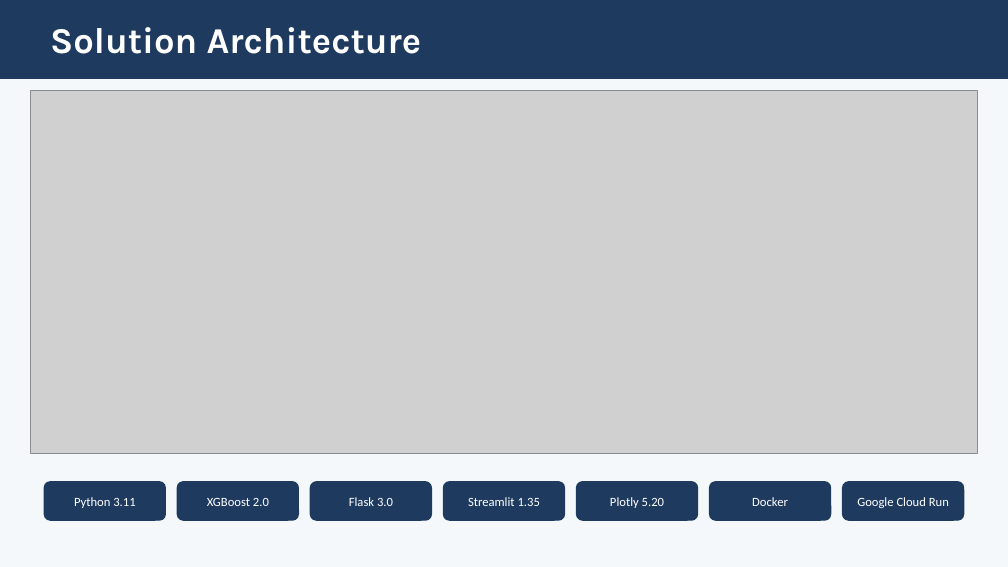
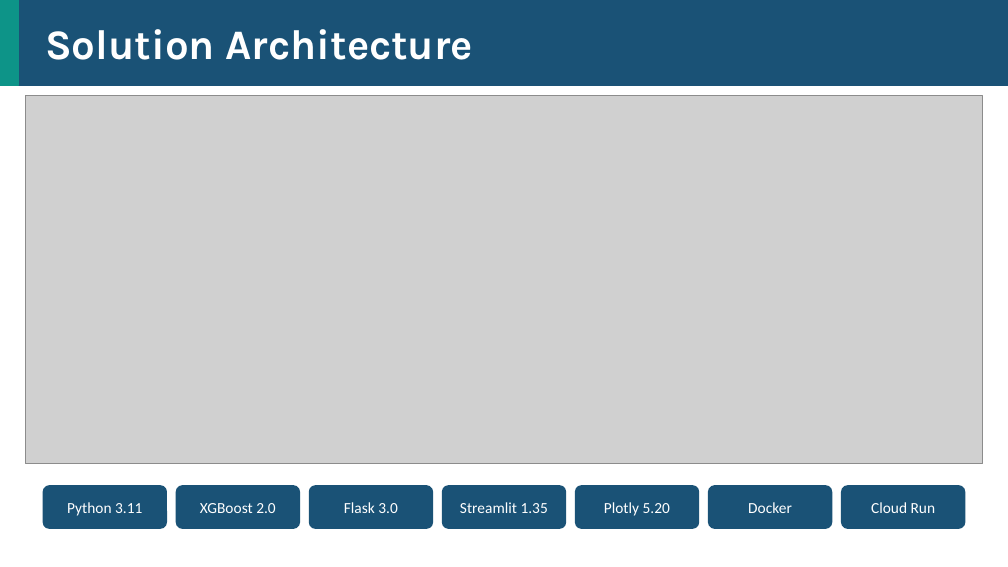
Before and after one commit to tt12049999/EarthSafe, a slide deck: slide 5 of EarthSafe_Final_Presentation.pptx. Drawn at 1008x567 pixels with LibreOffice and Linux fonts; fonts in the diff are those of the drawing; grey boxes stand for pictures. Boxes give left, top, right and bottom in pixels: in the first picture for what was removed or moved away, otherwise in the second. Text is boxed around its words. In the diff, an @@ line names an element or a change of style, - is before the commit and + after.

Commit message:
slides: all bright backgrounds, larger fonts, clean projection layout

```diff
--- a/EarthSafe_Final_Presentation.pptx
+++ b/EarthSafe_Final_Presentation.pptx
@@ background #F4F8FB to #FFFFFF @@
@@ rectangle: place and size @@
-rectangle at (0,0,1008,79)
+rectangle at (0,0,1008,86)
@@ rectangle at (0,0,1008,86): fill #1E3A5F to #1A5276; outline #1E3A5F 1 pt to #1A5276 1 pt @@
@@ rectangle added at (0,0,18,86), fill #0D9488, outline #0D9488 1 pt @@
@@ text "Solution Architecture" at (45,29,473,60): size 26 to 30 pt @@
@@ picture: place and size @@
-picture at (30,91,978,454)
+picture at (25,96,983,464)
@@ rounded rectangle: place and size @@
-rounded rectangle at (44,482,165,520)
+rounded rectangle at (43,486,166,528)
@@ rounded rectangle: place and size @@
-rounded rectangle at (177,482,298,520)
+rounded rectangle at (176,486,299,528)
@@ rounded rectangle: place and size @@
-rounded rectangle at (310,482,431,520)
+rounded rectangle at (309,486,432,528)
@@ rounded rectangle: place and size @@
-rounded rectangle at (444,482,564,520)
+rounded rectangle at (443,486,565,528)
@@ rounded rectangle: place and size @@
-rounded rectangle at (577,482,698,520)
+rounded rectangle at (576,486,699,528)
@@ size 9 to 11 pt in 6 elements at (67,502,142,516), (200,503,276,513), (344,502,398,513), (460,502,548,513), (604,502,670,516), (748,502,792,513) @@
@@ rounded rectangle: place and size @@
-rounded rectangle at (710,482,831,520)
+rounded rectangle at (709,486,832,528)
@@ fill #1E3A5F to #1A5276; outline #1E3A5F 1 pt to #1A5276 1 pt; proportions changed in 7 elements at (176,486,299,528), (443,486,565,528), (576,486,699,528), (709,486,832,528), (43,486,166,528), (309,486,432,528), (842,486,965,528) @@
@@ rounded rectangle: place and size @@
-rounded rectangle at (843,482,964,520)
+rounded rectangle at (842,486,965,528)
@@ text at (871,502,936,513): text changed; size 9 to 11 pt @@
-Google Cloud Run
+Cloud Run
```
Also in this commit, not shown: 6 other slides changed, 3 other files.
